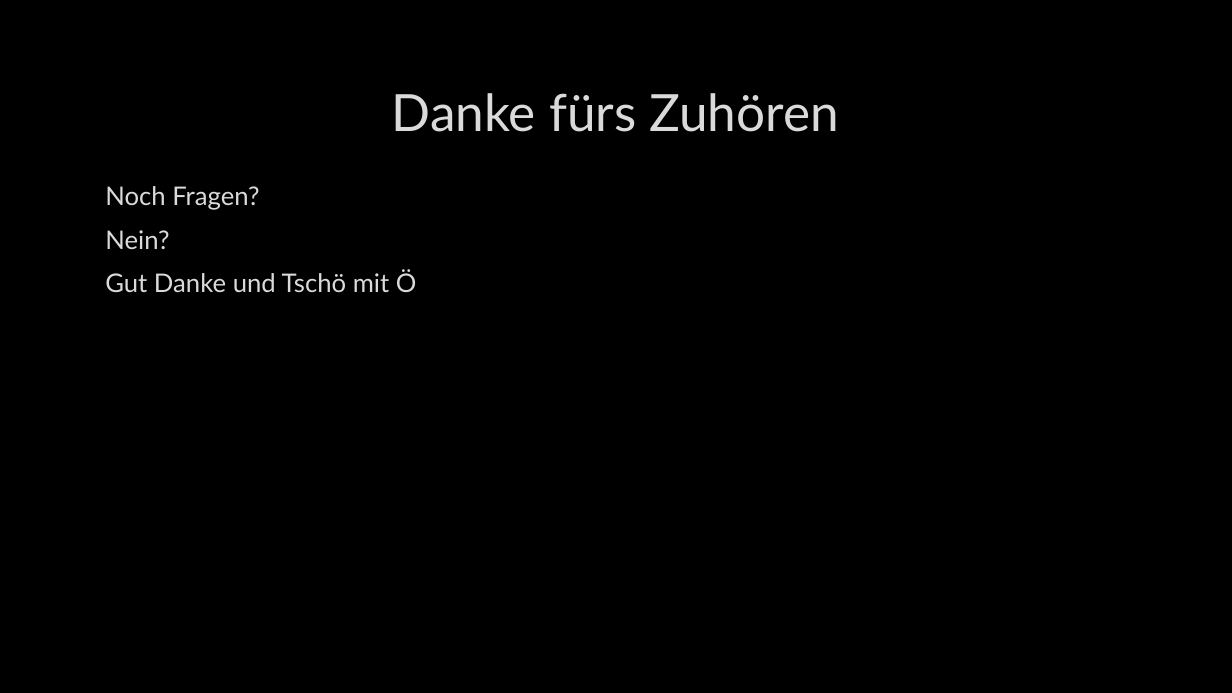
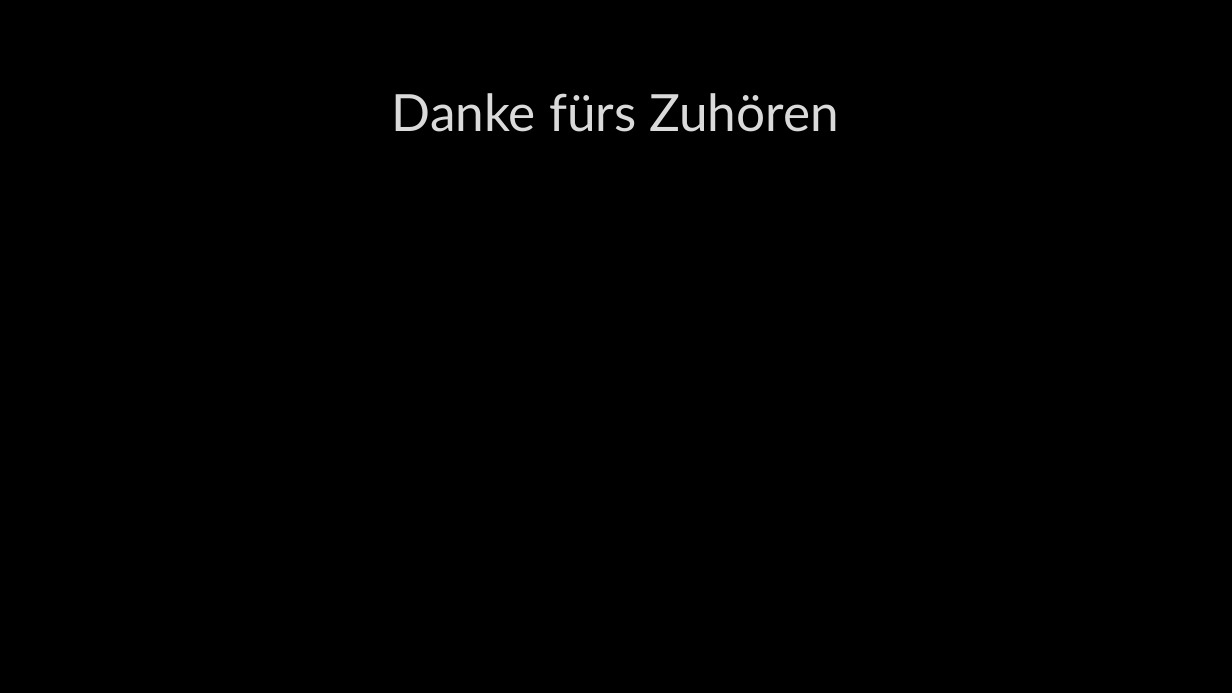
Before and after one commit to M4XB/OriginSchule, a slide deck: slide 9 of WGP/E-Commerce.pptx (slide 6 before the commit). Drawn at 1232x693 pixels with LibreOffice and Linux fonts; fonts in the diff are those of the drawing; background and template pictures are left out. Boxes give left, top, right and bottom in pixels: in the first picture for what was removed or moved away, otherwise in the second. Text is boxed around its words. In the diff, an @@ line names an element or a change of style, - is before the commit and + after.

```diff
--- a/WGP/E-Commerce.pptx
+++ b/WGP/E-Commerce.pptx
@@ text removed at [105,186,417,292] @@
-Noch Fragen?
-Nein?
-Gut Danke und Tschö mit Ö
```
Also in this commit, not shown: 2 other slides changed, 6 slides added, 3 slides removed, 6 other files.
